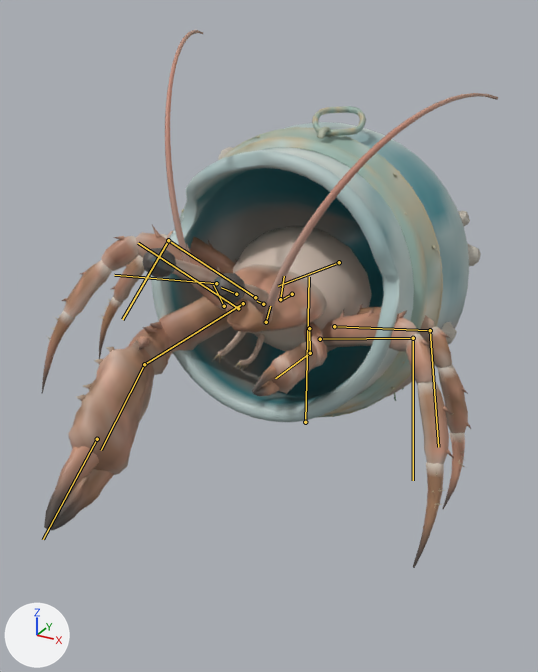
The glTF model assets/creatures/bottle_hermit/bottle_hermit.glb, before and after one commit.
The view is the same before and after, from a 50 mm lens placed at (1.02, -1.99, 1.38), pointed at (-0.06, -0.01, 0.39). Arrows for +X, +Y and +Z are at lower left; the lights stay in place. The older version comes first. Both versions are drawn at frame 3 of the action 'hit_b'; the numbers are the values there. The bones that change, and the others that lie on the model, are drawn over the model as lines.

In view in the first picture: 'bottle_hermit'.
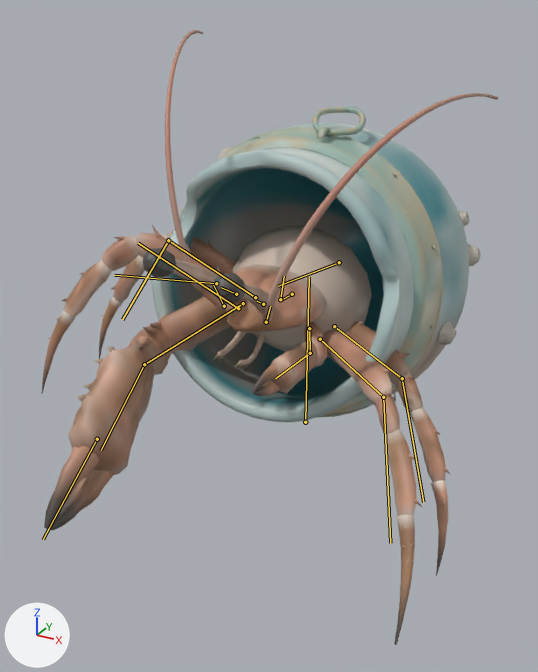
Location of each change, (x1, y1, x2, y2) in pixels of the pictures (538 x 672 px):
'bottle_hermit', posed (14% taller)
    before: (42, 30, 498, 568)
    after: (42, 30, 498, 645)
bone 'leg_l0_a', root to tip
    before: (320, 339) to (413, 338)
    after: (320, 339) to (383, 397)
bone 'leg_l0_b', root to tip
    before: (413, 338) to (413, 480)
    after: (383, 397) to (390, 543)
bone 'leg_l1_a', root to tip
    before: (334, 326) to (430, 330)
    after: (334, 326) to (402, 378)
bone 'leg_l1_b', root to tip
    before: (430, 330) to (438, 447)
    after: (402, 378) to (423, 502)

The change in detail:
Bone 'leg_l0_a' (bone_leg_l0_a) turns from (2, 1, 1) to (-5, -24, -23) degrees about its own x, y and z.
Bone 'leg_l0_b' (bone_leg_l0_b) turns from (0, 0, 0) to (7, 23, -43) degrees about its own x, y and z.
Bone 'leg_l1_a' (bone_leg_l1_a) turns from (1, 0, 0) to (-7, -18, -24) degrees about its own x, y and z.
Bone 'leg_l1_b' (bone_leg_l1_b) turns from (0, 0, 0) to (11, 14, -40) degrees about its own x, y and z.
